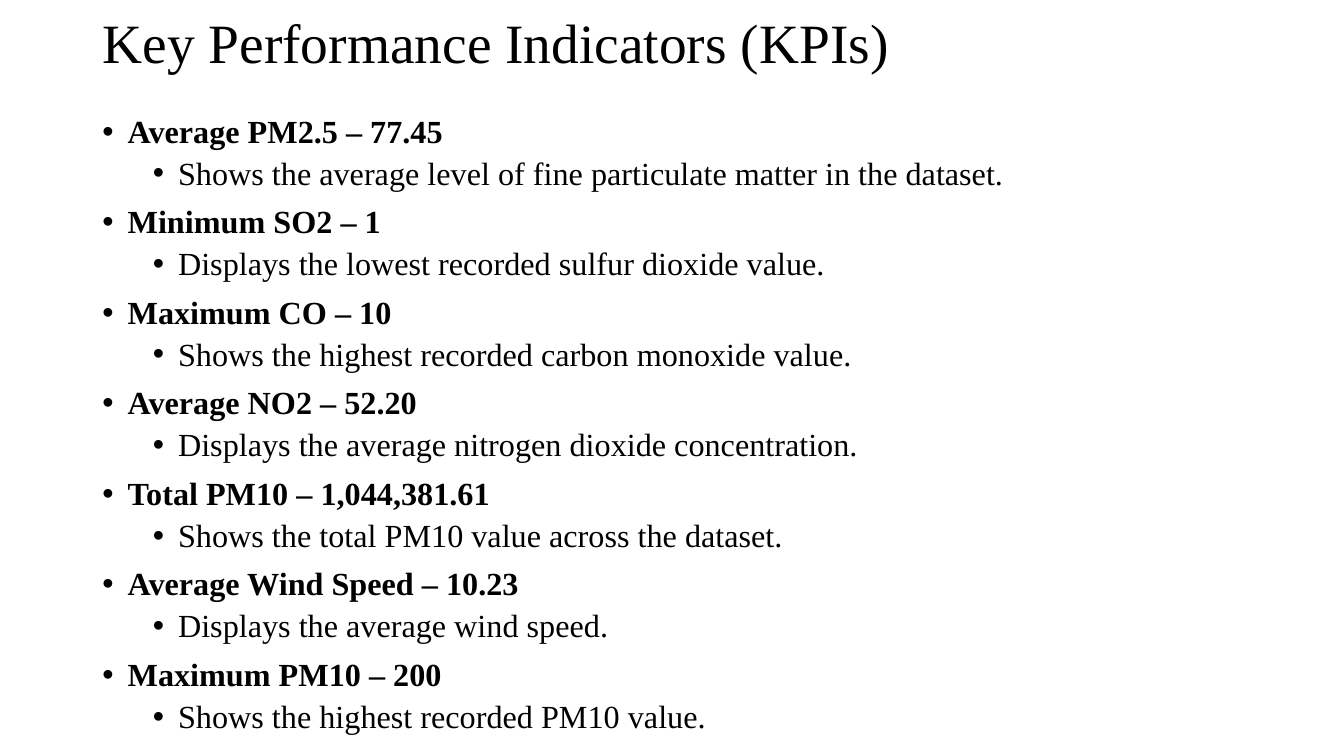
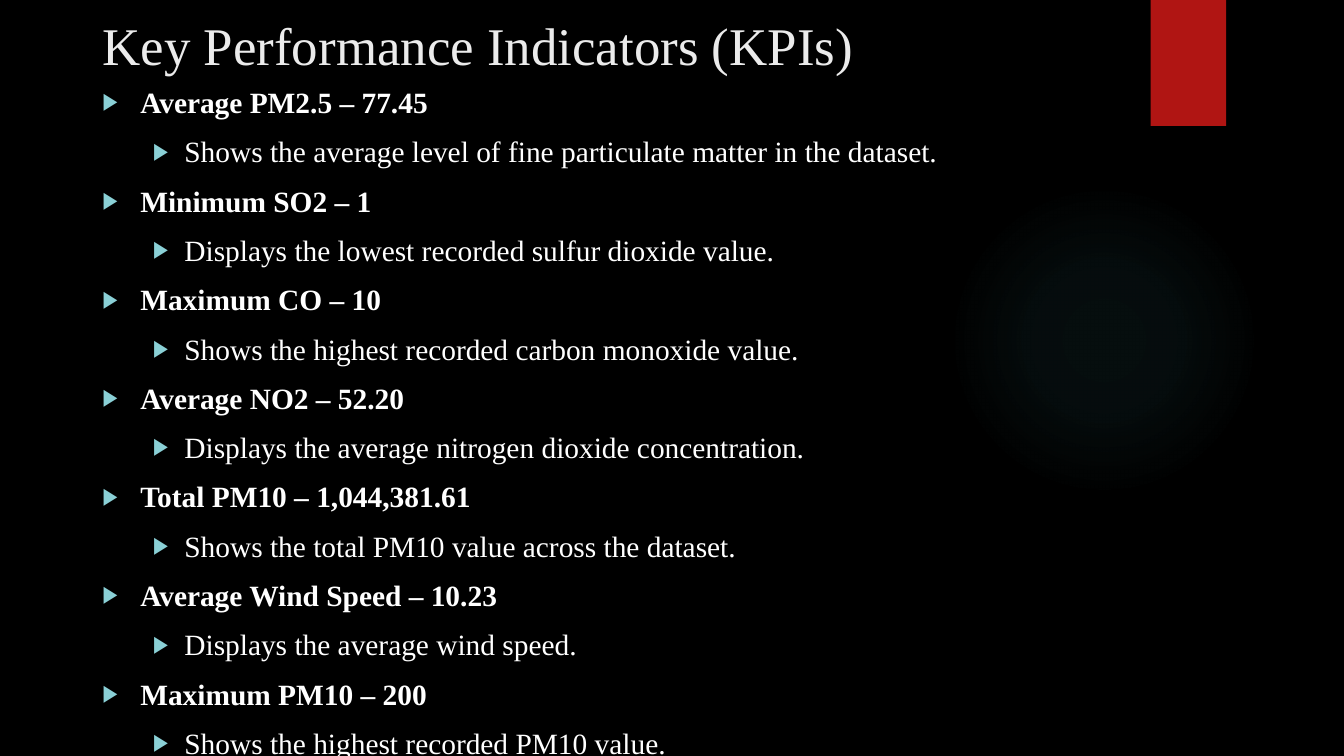
Before and after one commit to Indhu815/Global-Air-Quality-Analysis-and-Pollution-Trend, a slide deck: slide 5 of AIR QUALITY ANALYSIS AND POLLUTION TREND .pptx. Drawn at 1344x756 pixels with LibreOffice and Linux fonts; fonts in the diff are those of the drawing; background and template pictures are left out. Boxes give left, top, right and bottom in pixels: in the first picture for what was removed or moved away, otherwise in the second. Text is boxed around its words. In the diff, an @@ line names an element or a change of style, - is before the commit and + after.

```diff
--- a/AIR QUALITY ANALYSIS AND POLLUTION TREND .pptx
+++ b/AIR QUALITY ANALYSIS AND POLLUTION TREND .pptx
@@ background #FFFFFF to picture (left out) @@
@@ title "Key Performance Indicators (KPIs)" at (102, 27, 853, 76): size 39.6 to 37.8 pt, text colour #000000 to #EBEBEB; line spacing 0.9 to 1; vertical alignment middle to top @@
@@ rectangle added at (1150, 0, 1226, 126), fill #B01513 @@
@@ text "Average PM2.5 – 77.45": place and size @@
-text "Average PM2.5 – 77.45" at (128, 121, 1003, 735)
+text "Average PM2.5 – 77.45" at (140, 93, 937, 706)
@@ text "Average PM2.5 – 77.45" at (140, 93, 937, 706): size 23 to 21 pt, text colour #000000 to #FFFFFF; bullet • to ▶; line spacing 0.9 to 1; more space between paragraphs @@
@@ ellipse added at (949, 185, 1259, 495), fill gradient #50B9C1 @@
```
Also in this commit, not shown: 7 other slides changed.
